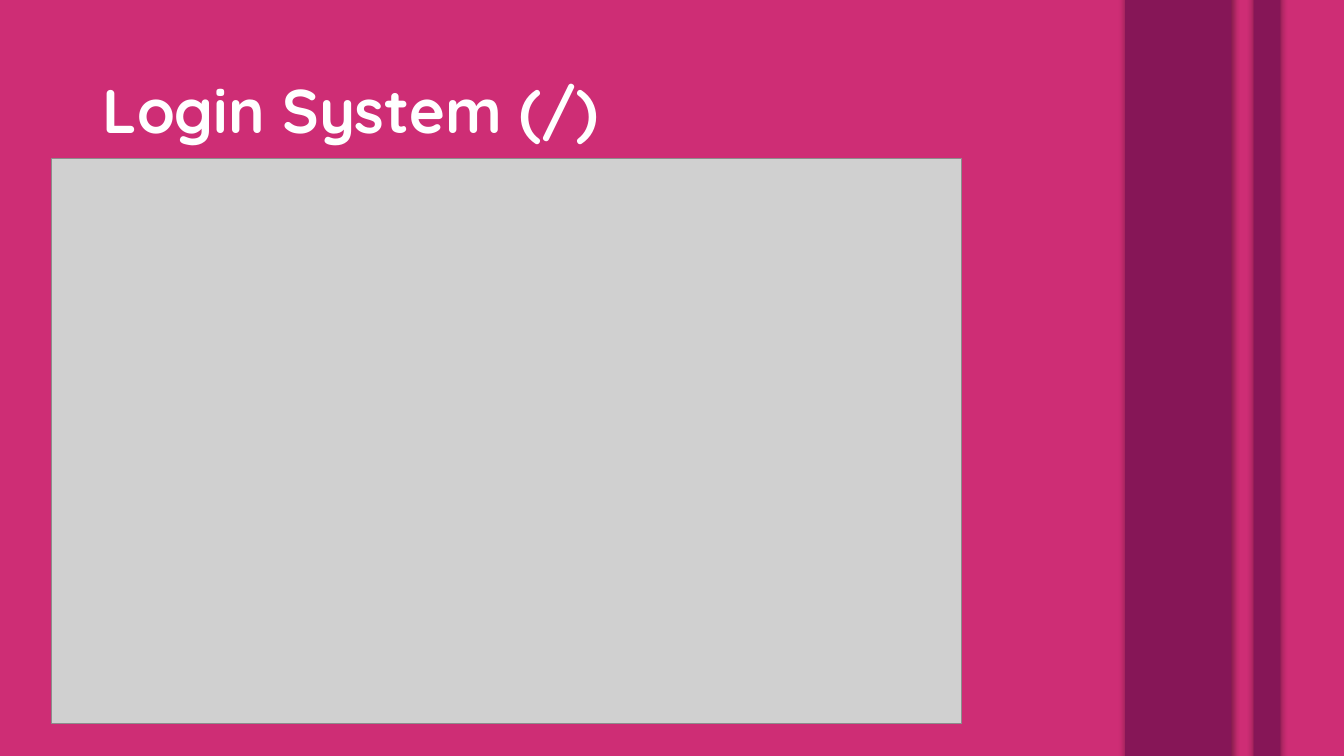
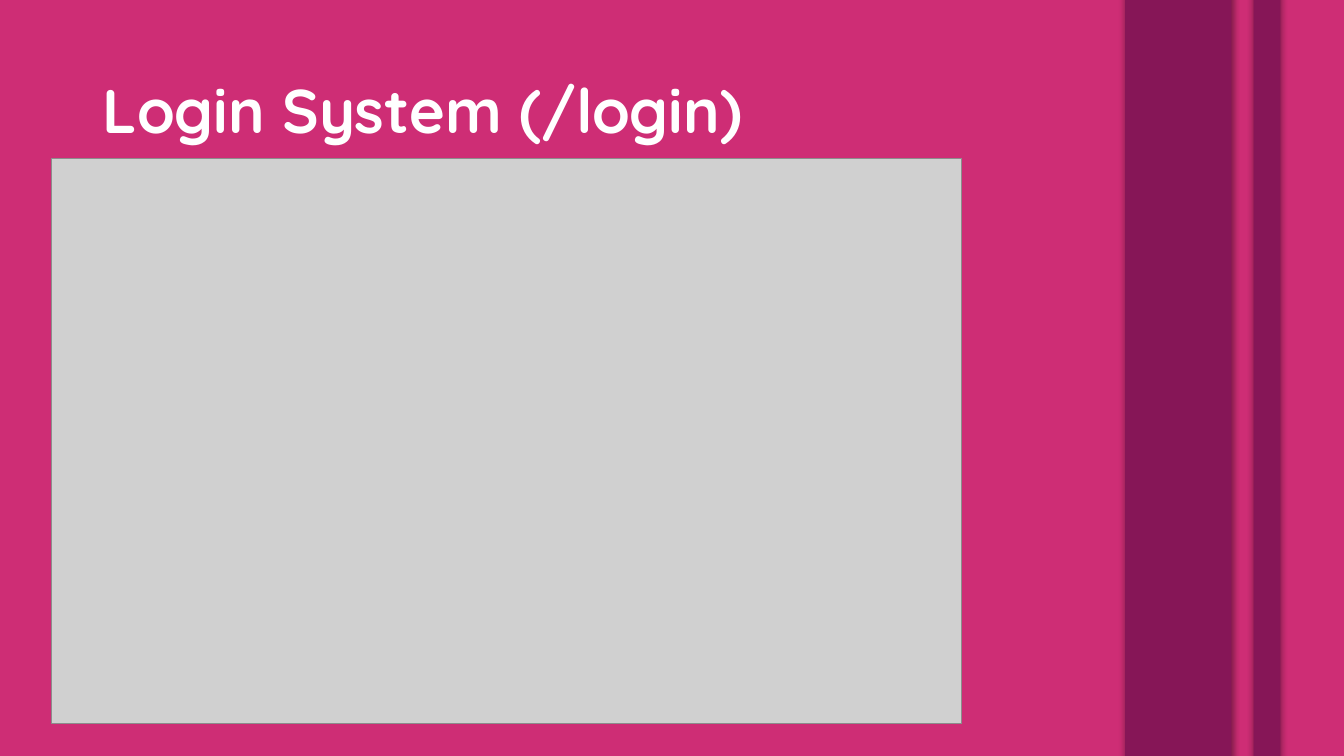
Before and after one commit to Mimel/KState-CIS598-FinalProject, a slide deck: slide 4 of SecondPresentation.pptx (slide 3 before the commit). Drawn at 1344x756 pixels with LibreOffice and Linux fonts; fonts in the diff are those of the drawing; grey boxes stand for pictures. Boxes give left, top, right and bottom in pixels: in the first picture for what was removed or moved away, otherwise in the second. Text is boxed around its words. In the diff, an @@ line names an element or a change of style, - is before the commit and + after.

```diff
--- a/SecondPresentation.pptx
+++ b/SecondPresentation.pptx
@@ title at [102,83,742,146]: text changed @@
-Login System (/)
+Login System (/login)
```
Also in this commit, not shown: 2 other slides changed, 1 slide added, 16 other files.
